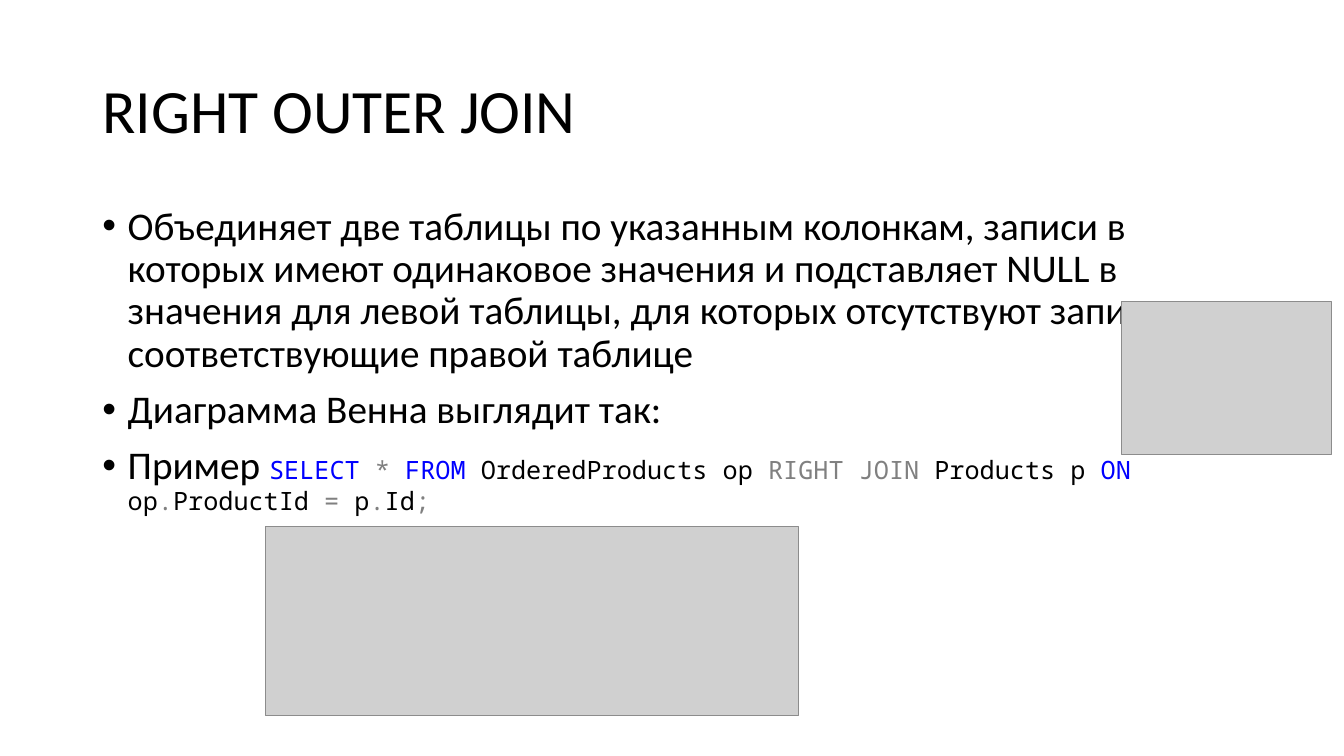
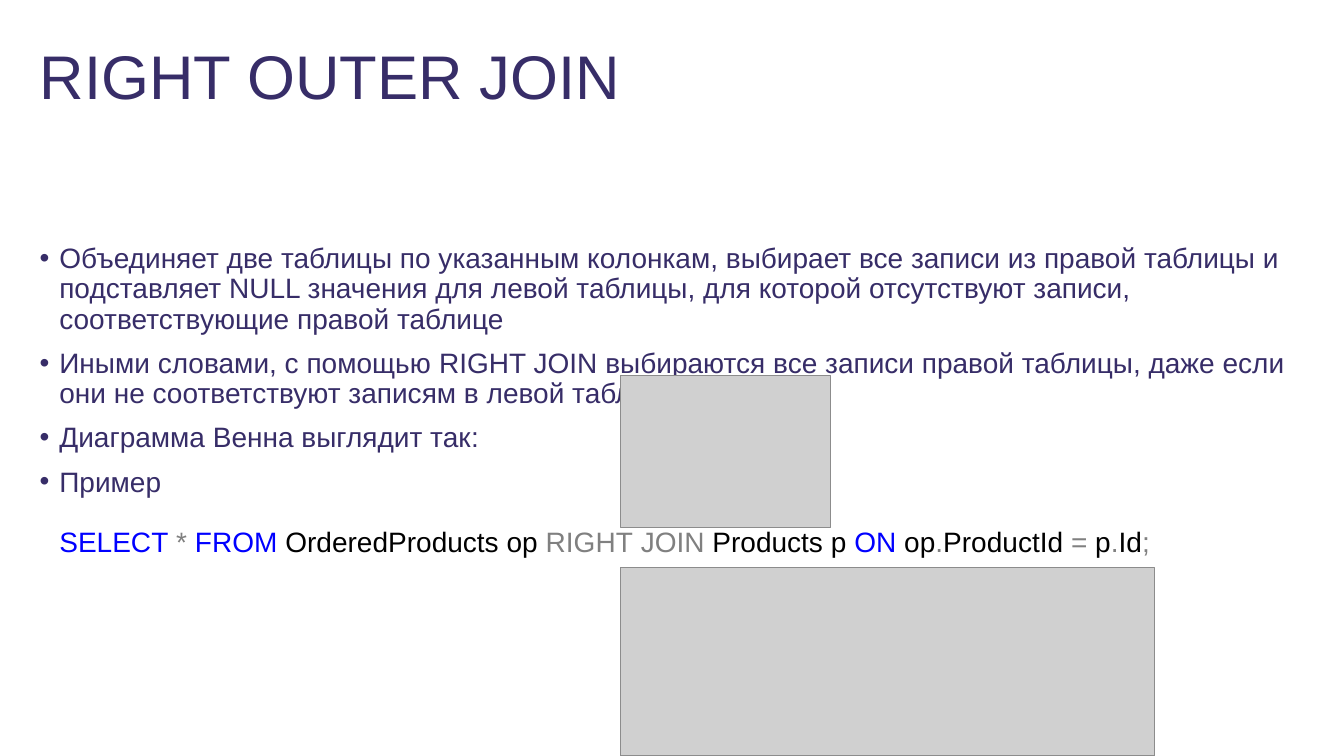
Before and after one commit to dmitriykuptsov/SQL, a slide deck: slide 38 of sql.pptx (slide 29 before the commit). Drawn at 1344x756 pixels with LibreOffice and Linux fonts; fonts in the diff are those of the drawing; grey boxes stand for pictures; background and template pictures are left out. Boxes give left, top, right and bottom in pixels: in the first picture for what was removed or moved away, otherwise in the second. Text is boxed around its words. In the diff, an @@ line names an element or a change of style, - is before the commit and + after.

```diff
--- a/sql.pptx
+++ b/sql.pptx
@@ title "RIGHT OUTER JOIN": place and size @@
-title "RIGHT OUTER JOIN" at (102,93,576,134)
+title "RIGHT OUTER JOIN" at (40,56,620,100)
@@ title "RIGHT OUTER JOIN" at (40,56,620,100): font Calibri to Arial, text colour #000000 to #372D68; line spacing 0.9 to 1; vertical alignment middle to top @@
@@ text "Объединяет две таблицы по указанным ...": place and size @@
-text "Объединяет две таблицы по указанным ..." at (128,213,1174,516)
+text "Объединяет две таблицы по указанным ..." at (59,247,1285,557)
@@ text at (59,247,1285,408): text changed; size 28 to 20 pt; font Calibri to Arial; text colour #000000 to #372D68 @@
-• Объединяет две таблицы по указанным колонкам, записи в которых имеют одинаковое значения и подставляет NULL в значения для левой таблицы, для которых отсутствуют записи, соответствующие правой таблице
+• Объединяет две таблицы по указанным колонкам, выбирает все записи из правой таблицы и подставляет NULL значения для левой таблицы, для которой отсутствуют записи, соответствующие правой таблице
+• Иными словами, с помощью RIGHT JOIN выбираются все записи правой таблицы, даже если они не соответствуют записям в левой таблице
@@ picture: place and size @@
-picture at (1121,301,1331,454)
+picture at (621,376,831,528)
@@ text at (59,427,1150,557): size 28 to 20 pt, font Calibri to Arial, text colour #000000 to #372D68 in "Диаграмма Венна выглядит так:", "Пример"; size 18 to 20 pt, font Noto Sans Mono to Arial in "SELECT * FROM OrderedProducts op RIGHT JOIN ..."; indent changed @@
@@ picture removed at (265,527,799,717) @@
@@ picture added at (621,567,1154,756) @@
```
Also in this commit, not shown: 57 other slides changed, 7 slides added, 7 slides removed, 3 other files.
